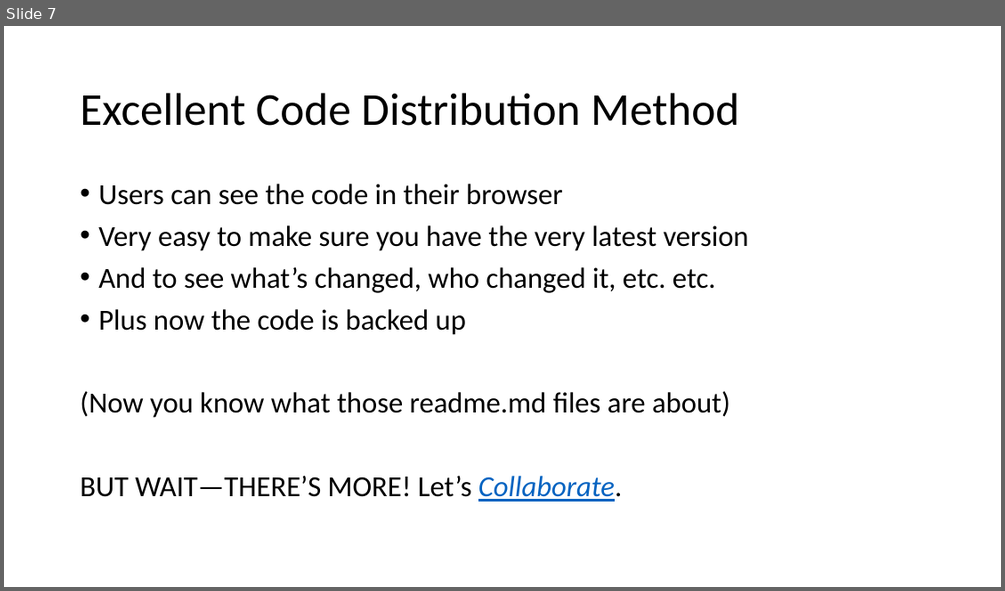
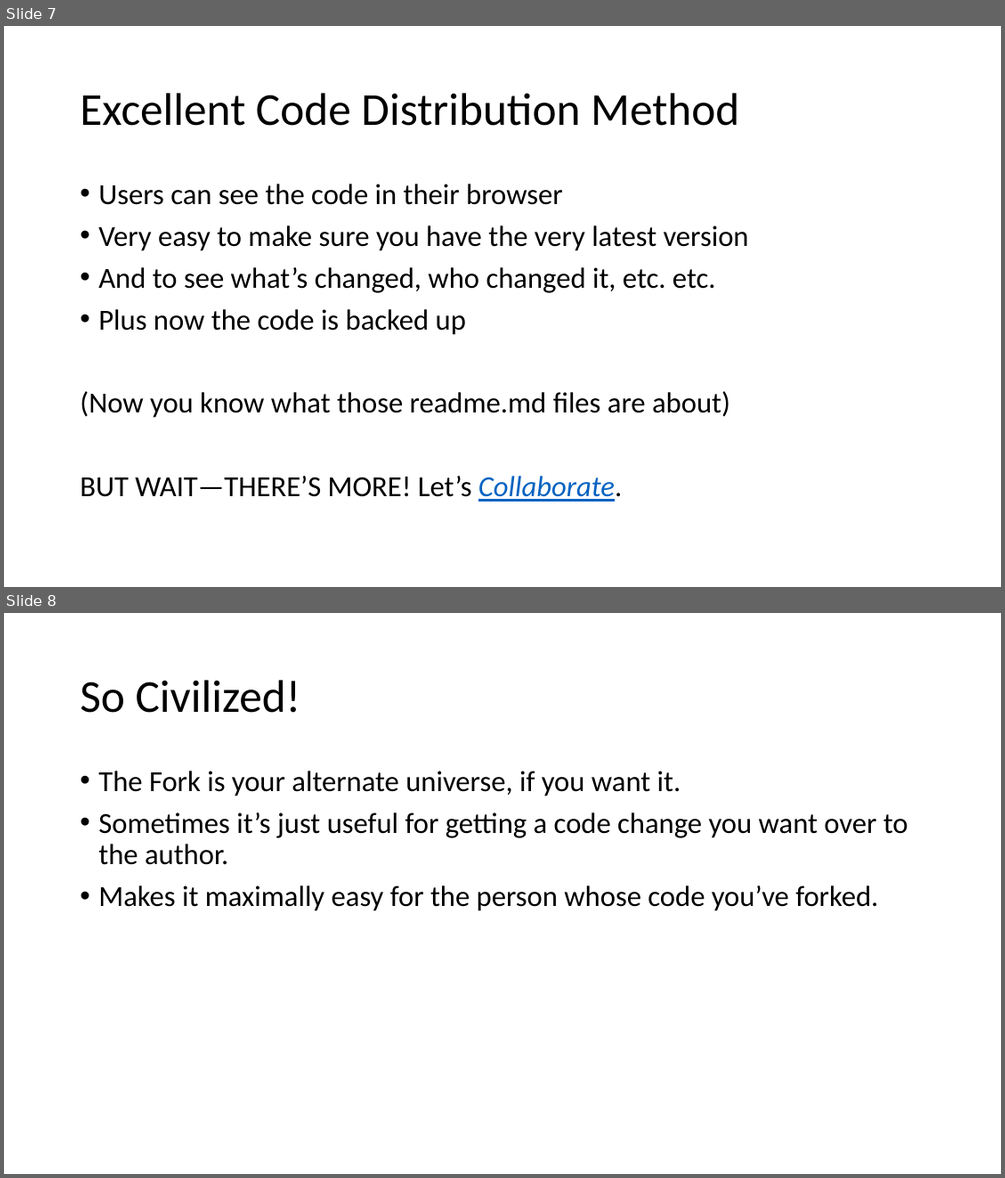
Before and after one commit to rpardee/git_demo, a slide deck: new_git.pptx. Shown one above the other, each under a label of ours: slide 7 before the commit, slides 7 and 8 after it. The pictures are 1005x591 and 1005x1178 pixels, drawn with LibreOffice and Linux fonts; fonts in the diff are those of the drawing. Boxes give left, top, right and bottom in pixels: in the first picture for what was removed or moved away, otherwise in the second. Text is boxed around its words. In the diff, an @@ line names an element or a change of style, - is before the commit and + after.

```diff
--- a/new_git.pptx
+++ b/new_git.pptx
@@ slide 8 added at (4, 613, 1001, 1174), background #FFFFFF @@
@@ title added at (80, 680, 301, 713), 44 pt, text #000000 @@
+So Civilized!
@@ text added at (98, 771, 908, 911), 28 pt, text #000000 @@
+• The Fork is your alternate universe, if you want it.
+• Sometimes it’s just useful for getting a code change you want over to the author.
+• Makes it maximally easy for the person whose code you’ve forked.
```
Also in this commit, not shown: 1 slide changed, 1 other slide added, 1 other file.
